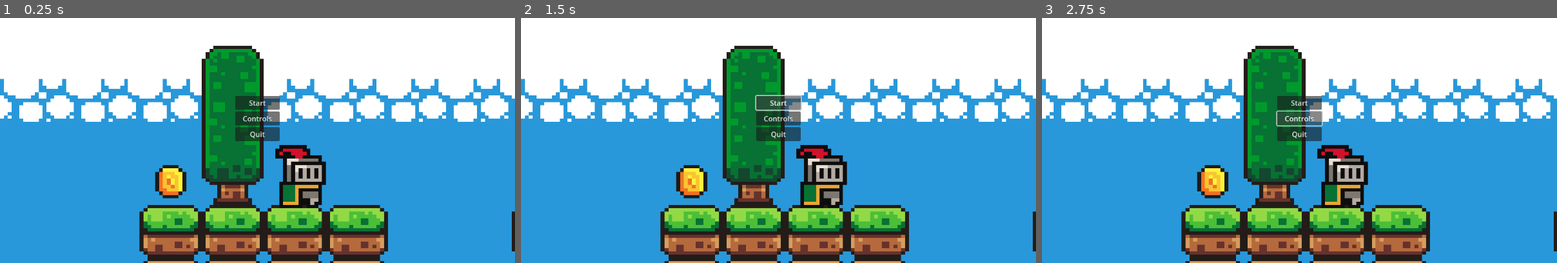
Above: before the commit, frames 1-3 (left to right).
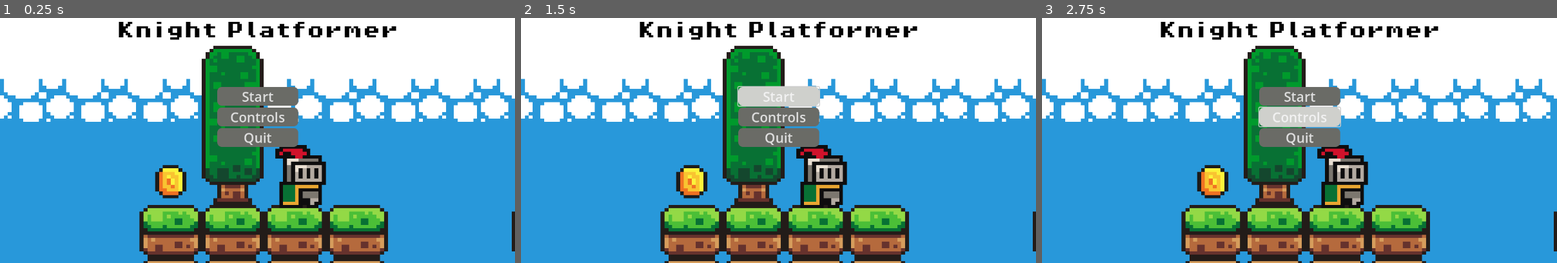
Above: after the commit, the same moments.

Repository: TrueZero33/godot_platformer_1
Game: Godot game, scene res://scenes/startmenu.tscn
Same seed, same stepped clock (60 frames per second), same inputs: the game is played once before the commit and once after it. This scene is started directly instead of the project's main scene.
Inputs:
- Up to frame 1 (0.25 s): no input
- Up to frame 2 (1.5 s): click "Start" at 0.5 s; click "Start" at 1.25 s
- Up to frame 3 (2.75 s): click "Controls" at 2 s

The runs differ from the first frame. In frame 1, 5.0% of the frame differs, in the area x 23-77%, y 1-53%; in frame 2, 5.1%; in frame 3, 5.1%.

Commit message:
added start menu buttons and title to display

Diff:
--- a/scenes/startmenu.tscn
+++ b/scenes/startmenu.tscn
@@ -1,9 +1,31 @@
-[gd_scene load_steps=3 format=3 uid="uid://qmvxeoimmaf7"]
+[gd_scene load_steps=7 format=3 uid="uid://qmvxeoimmaf7"]
 
 [ext_resource type="Texture2D" uid="uid://cwhy825ydc3fn" path="res://assets/background/Knight_Platformer.png" id="1_upivx"]
+[ext_resource type="FontFile" uid="uid://digy4bql7l756" path="res://assets/fonts/PixelOperator8-Bold.ttf" id="2_thby3"]
 
 [sub_resource type="StyleBoxTexture" id="StyleBoxTexture_5prca"]
 texture = ExtResource("1_upivx")
+
+[sub_resource type="StyleBoxFlat" id="StyleBoxFlat_ngobj"]
+bg_color = Color(0.812269, 0.81532, 0.801426, 1)
+corner_radius_top_left = 10
+corner_radius_top_right = 10
+corner_radius_bottom_right = 10
+corner_radius_bottom_left = 10
+
+[sub_resource type="StyleBoxFlat" id="StyleBoxFlat_v4ron"]
+bg_color = Color(0.139811, 0.141777, 0.132642, 1)
+corner_radius_top_left = 10
+corner_radius_top_right = 10
+corner_radius_bottom_right = 10
+corner_radius_bottom_left = 10
+
+[sub_resource type="StyleBoxFlat" id="StyleBoxFlat_81ybx"]
+bg_color = Color(0.414601, 0.418862, 0.39912, 1)
+corner_radius_top_left = 10
+corner_radius_top_right = 10
+corner_radius_bottom_right = 10
+corner_radius_bottom_left = 10
 
 [node name="startmenu" type="Control"]
 layout_mode = 3
@@ -23,6 +45,24 @@
 theme_override_styles/panel = SubResource("StyleBoxTexture_5prca")
 metadata/_edit_use_anchors_ = true
 
+[node name="Label" type="Label" parent="."]
+layout_mode = 1
+anchors_preset = 8
+anchor_left = 0.5
+anchor_top = 0.5
+anchor_right = 0.5
+anchor_bottom = 0.5
+offset_left = -315.0
+offset_top = -216.0
+offset_right = 315.0
+offset_bottom = -176.0
+grow_horizontal = 2
+grow_vertical = 2
+theme_override_colors/font_color = Color(0, 0, 0, 1)
+theme_override_fonts/font = ExtResource("2_thby3")
+theme_override_font_sizes/font_size = 40
+text = "Knight Platformer"
+
 [node name="VBoxContainer" type="VBoxContainer" parent="."]
 layout_mode = 1
 anchors_preset = 8
@@ -30,21 +70,33 @@
 anchor_top = 0.5
 anchor_right = 0.5
 anchor_bottom = 0.5
-offset_left = -50.0
-offset_top = -44.5
-offset_right = 50.0
-offset_bottom = 44.5
+offset_left = -90.5
+offset_top = -70.0
+offset_right = 90.5
+offset_bottom = 70.0
 grow_horizontal = 2
 grow_vertical = 2
 
 [node name="Start" type="Button" parent="VBoxContainer"]
 layout_mode = 2
+theme_override_font_sizes/font_size = 30
+theme_override_styles/hover = SubResource("StyleBoxFlat_ngobj")
+theme_override_styles/pressed = SubResource("StyleBoxFlat_v4ron")
+theme_override_styles/normal = SubResource("StyleBoxFlat_81ybx")
 text = "Start"
 
 [node name="Controls" type="Button" parent="VBoxContainer"]
 layout_mode = 2
+theme_override_font_sizes/font_size = 30
+theme_override_styles/hover = SubResource("StyleBoxFlat_ngobj")
+theme_override_styles/pressed = SubResource("StyleBoxFlat_v4ron")
+theme_override_styles/normal = SubResource("StyleBoxFlat_81ybx")
 text = "Controls"
 
 [node name="Quit" type="Button" parent="VBoxContainer"]
 layout_mode = 2
+theme_override_font_sizes/font_size = 30
+theme_override_styles/hover = SubResource("StyleBoxFlat_ngobj")
+theme_override_styles/pressed = SubResource("StyleBoxFlat_v4ron")
+theme_override_styles/normal = SubResource("StyleBoxFlat_81ybx")
 text = "Quit"
Not shown, changed: .DS_Store
Not shown, added: assets/.DS_Store
